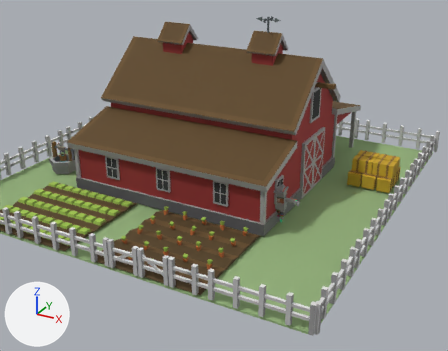
The glTF model packages/client/public/assets/models/buildings/farm.glb, before and after one commit.
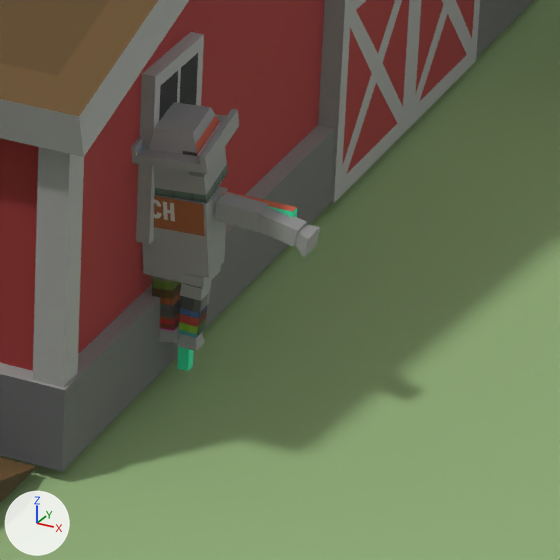
There are two pictures of each version: one from a 50 mm lens placed at (25.43, -43.63, 22.56), pointed at (4.87, -6.25, 3.87), one close up on the part from 57% to 74% of the width and 49% to 71% of the height. The axes (+X, +Y, +Z) are drawn at lower left. The lights are the same throughout. The last two pictures show the newer version.

Names of what the first close-up shows: 'Barn', 'Crop_Carrot', 'Ground', 'ScareCrow'.
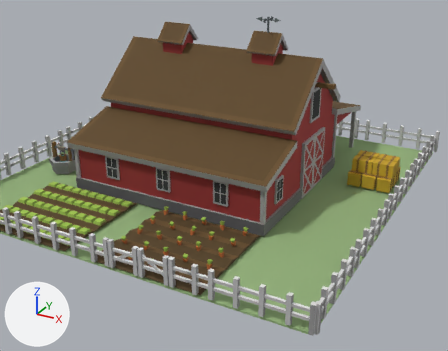
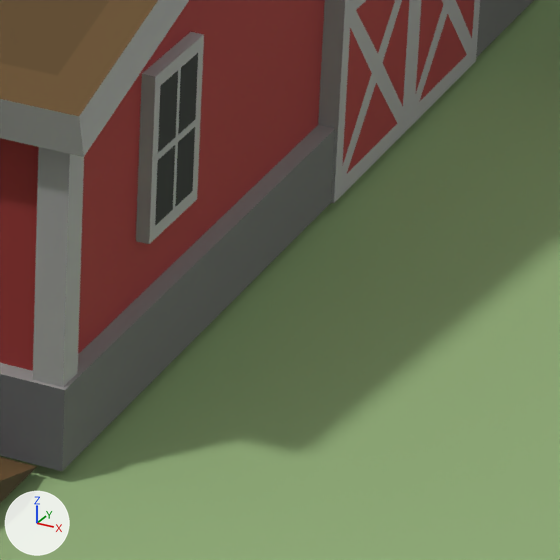
Where the change shows, as pixel boxes (x1, y1, x2, y2) in the close-ups (560 x 560 px):
'ScareCrow', deleted
    before: (131, 102, 320, 371)

The edits, one by one:
Object 'ScareCrow' (ob_scarecrow) is deleted.
